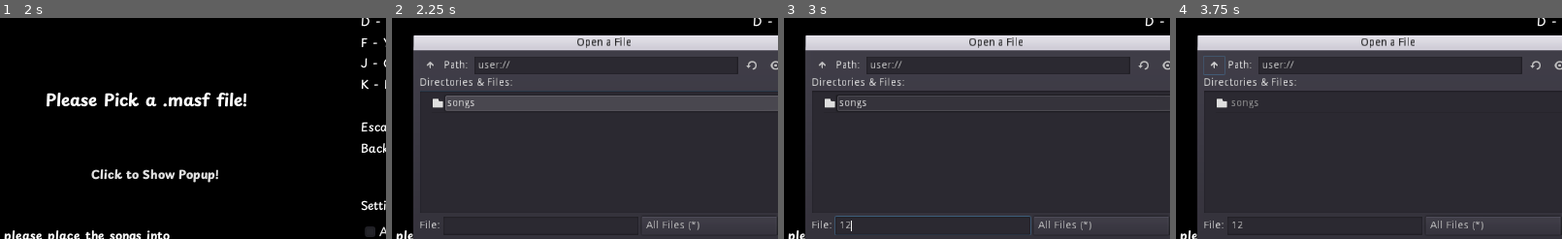
Above: before the commit, frames 1-4 (left to right).
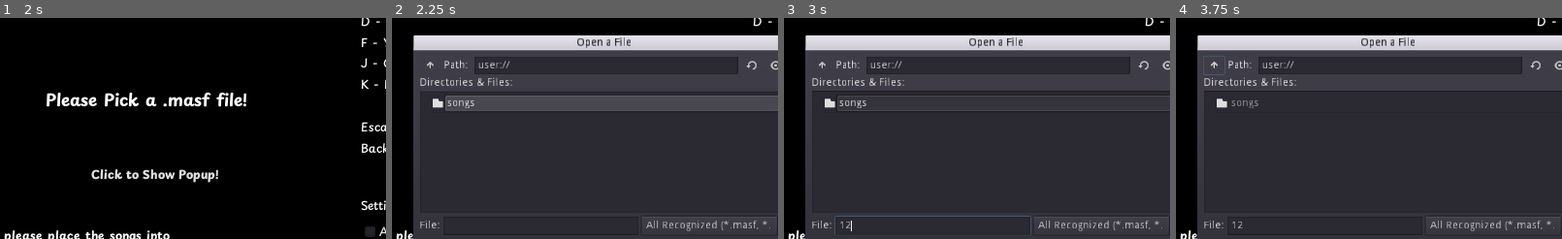
Above: after the commit, the same moments.

Repository: RedSatura/rhythm-game-1
Game: Godot game, scene res://scenes/song_play_area.tscn
Two runs of this game, one before a commit and one after it. Both use one fixed random seed, a clock stepped at 60 frames per second and the inputs below. This scene is started directly instead of the project's main scene. The engine's default icon, where the game draws it, is replaced by a stand-in: a white triangle on a blue panel in a dark square. Sound files missing from this copy of the repository are replaced by a short silence.
Inputs (mouse positions are % of the whole screen's width and height, from its top left):
- Up to frame 1 (2 s): tap Enter at 0.5 s; tap Backspace (restart) at 1.25 s; hold Escape (back_to_main_menu) from 1.28 s (still down)
- Up to frame 2 (2.25 s): release Escape (back_to_main_menu) at 2 s; click "Click to Show Popup!" at 2 s
- Up to frame 3 (3 s): click (45, 63) at 2.77 s; type "12" at 2.85 s
- Up to frame 4 (3.75 s): click (31, 27) at 3.5 s
The pictures show only the part of the screen within x 26-76%, y 16-66%; the shares and areas given below are measured in that part.

Frame 1 is identical in both runs. In frame 2, 0.4% of the frame differs, in the area x 70-98%, y 91-97%; in frame 3, 0.4%; in frame 4, 0.4%.

Commit message:
update songs

Diff:
--- a/scenes/hitspots/hit_spot/hit_spot.gd
+++ b/scenes/hitspots/hit_spot/hit_spot.gd
@@ -80,7 +80,7 @@
 func _unhandled_input(event):
 	if !auto_mode:
 		if event.is_action_pressed(input, false):
-			self.modulate = Color(1, 1, 1, 1)
+			self.self_modulate = Color(1, 1, 1, 1)
 			input_cooldown.start()
 			if current_note != null:
 				if perfect:
@@ -141,7 +141,7 @@
 	note_spawnable = true
 
 func _on_InputCooldown_timeout():
-	self.modulate = original_color
+	self.self_modulate = original_color
 
 func emit_particles():
 	particles.restart()
--- a/scenes/hitspots/hit_spot/hit_spot.tscn
+++ b/scenes/hitspots/hit_spot/hit_spot.tscn
@@ -34,6 +34,7 @@
 scale = 4.0
 
 [node name="HitSpot" type="Node2D"]
+self_modulate = Color( 1, 1, 1, 0.0235294 )
 script = ExtResource( 1 )
 input = "hitspot_1"
 note_speed = 1.0
@@ -121,8 +122,9 @@
 
 [node name="NoteHitSound" type="AudioStreamPlayer" parent="."]
 stream = ExtResource( 5 )
+volume_db = -2.0
 
-[node name="NoteMissSound" type="AudioStreamPlayer2D" parent="."]
+[node name="NoteMissSound" type="AudioStreamPlayer" parent="."]
 stream = ExtResource( 6 )
 
 [connection signal="area_entered" from="Pivot/HitSpotPosition/GoodArea" to="." method="_on_GoodArea_area_entered"]
--- a/scenes/main_menu.tscn
+++ b/scenes/main_menu.tscn
@@ -112,6 +112,7 @@
 mode_overrides_title = false
 mode = 0
 access = 1
+filters = PoolStringArray( "*.masf", "*.txt" )
 current_dir = "user://songs"
 current_path = "user://songs/"
 __meta__ = {
--- a/scenes/song_end_screen.gd
+++ b/scenes/song_end_screen.gd
@@ -19,7 +19,7 @@
 	rating_result.text = "%.2f" % rating + "%"
 	grade_result.text = set_grade(rating)
 
-func _physics_process(delta):
+func _physics_process(_delta):
 	pass
 
 func calculate_hit_rate():
--- a/scenes/song_manager.gd
+++ b/scenes/song_manager.gd
@@ -188,6 +188,7 @@
 			video = load("res://" + str(result))
 		else:
 			video = load("user://" + str(result))
+	if video:
 		video_player.stream = video
 
 func initialize_conductor():
--- a/scenes/song_manager.tscn
+++ b/scenes/song_manager.tscn
@@ -34,11 +34,12 @@
 
 [node name="SongManager" type="Node2D"]
 script = ExtResource( 1 )
+start_immediately = true
 
 [node name="HitSpots" parent="." instance=ExtResource( 2 )]
 
 [node name="Conductor" parent="." instance=ExtResource( 3 )]
-volume_db = -10.0
+volume_db = -5.0
 autoplay = false
 
 [node name="CanvasLayer" type="CanvasLayer" parent="."]
@@ -57,7 +58,7 @@
 }
 
 [node name="VideoPlayer" type="VideoPlayer" parent="CanvasLayer"]
-modulate = Color( 1, 1, 1, 0.501961 )
+modulate = Color( 1, 1, 1, 0.25098 )
 margin_right = 1024.0
 margin_bottom = 600.0
 __meta__ = {
--- a/scenes/song_play_area.tscn
+++ b/scenes/song_play_area.tscn
@@ -26,6 +26,7 @@
 
 [node name="SongManager" parent="." instance=ExtResource( 1 )]
 position = Vector2( 512, 300 )
+start_immediately = false
 
 [node name="ScoreLabel" type="Label" parent="."]
 margin_left = 8.0
Not shown, changed: songs/Optical Cellophane/Optical Cellophane.masf
Not shown, changed: songs/Wakasagihime's 100 Sushi Topping Game/Wakasagihime's 100 Sushi Topping Game.masf
